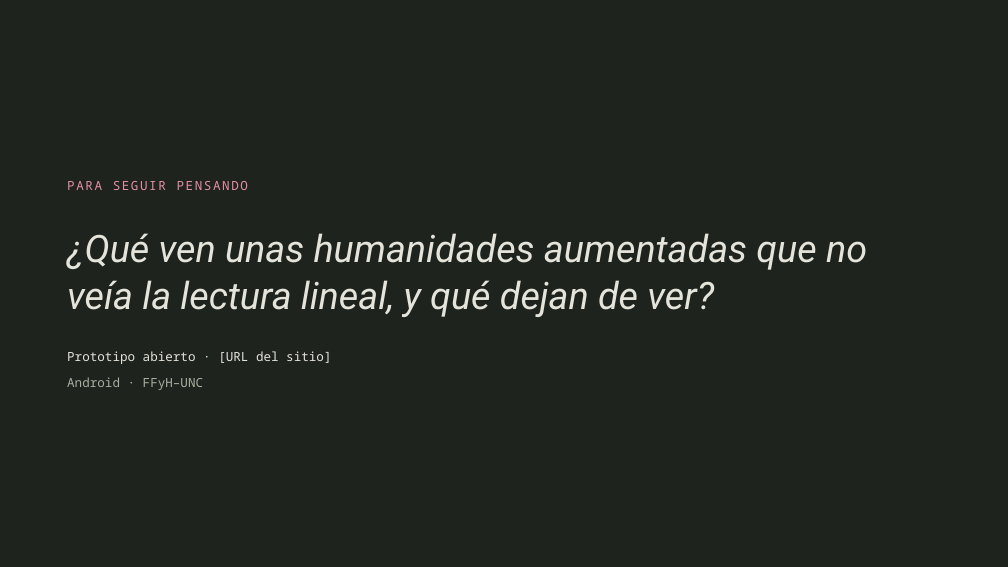
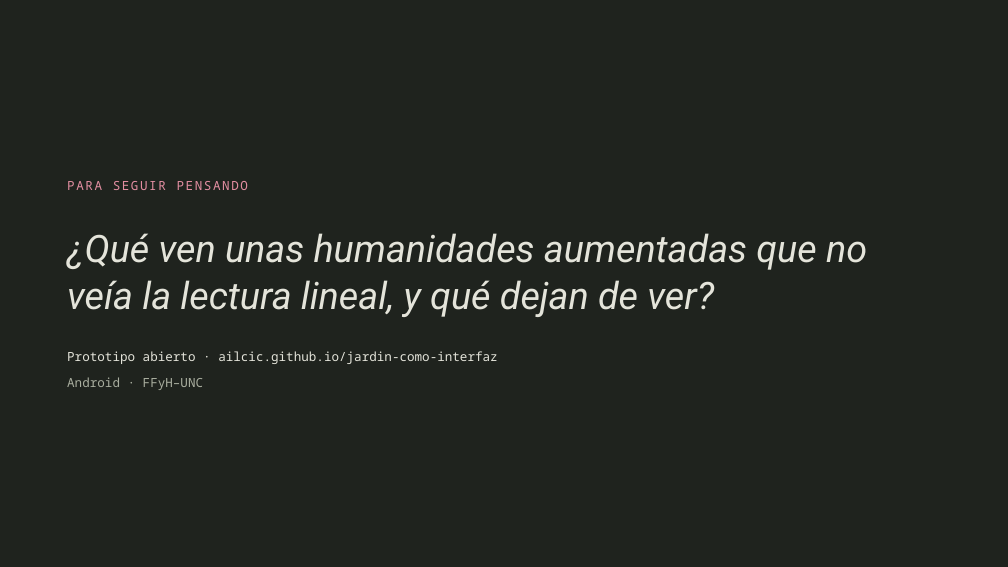
Before and after one commit to ailcic/jardin-como-interfaz, a slide deck: slide 15 of El jardín como interfaz.pptx. Drawn at 1008x567 pixels with LibreOffice and Linux fonts; fonts in the diff are those of the drawing. Boxes give left, top, right and bottom in pixels: in the first picture for what was removed or moved away, otherwise in the second. Text is boxed around its words. In the diff, an @@ line names an element or a change of style, - is before the commit and + after.

```diff
--- a/El jardín como interfaz.pptx
+++ b/El jardín como interfaz.pptx
@@ text at box(67, 351, 498, 364): text changed @@
-Prototipo abierto · [URL del sitio]
+Prototipo abierto · ailcic.github.io/jardin-como-interfaz
```
Also in this commit, not shown: 1 other slide changed, 4 other files.
